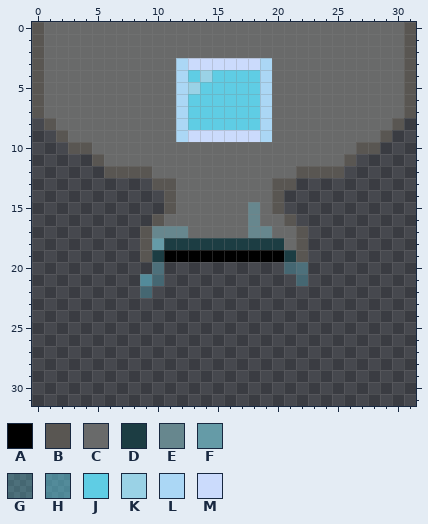
A pixel-art sprite gets an edit: Assets/Art/Sprites/Traps/Congelador.png. Above is the file before it was changed.
The file is 32x32 pixels. Colours within 5 levels of each other are drawn and written as one.
Palette (. is transparent): A #000000  B #595652  C #696a6a  D #1c3d43  E #67878e  F #659ba7  G #5fcde44c  H #5fcde481  J #5fcde4  K #9ad2e6  L #abd7f5  M #cbdbfc
Pixels before, first column x 0:
 0 BCCCCCCCCCCCCCCCCCCCCCCCCCCCCCCB
 1 BCCCCCCCCCCCCCCCCCCCCCCCCCCCCCCB
 2 BCCCCCCCCCCCCCCCCCCCCCCCCCCCCCCB
 3 BCCCCCCCCCCCLMMMMMMLCCCCCCCCCCCB
 4 BCCCCCCCCCCCLJKJJJJLCCCCCCCCCCCB
 5 BCCCCCCCCCCCLKJJJJJLCCCCCCCCCCCB
 6 BCCCCCCCCCCCLJJJJJJLCCCCCCCCCCCB
 7 BCCCCCCCCCCCLJJJJJJLCCCCCCCCCCCB
 8 .BCCCCCCCCCCLJJJJJJLCCCCCCCCCCB.
 9 ..BCCCCCCCCCLMMMMMMLCCCCCCCCCB..
10 ...BBCCCCCCCCCCCCCCCCCCCCCCBB...
11 .....BCCCCCCCCCCCCCCCCCCCCB.....
12 ......BBBBCCCCCCCCCCCCBBBB......
13 ..........BBCCCCCCCCBB..........
14 ...........BCCCCCCCCB...........
15 ...........BCCCCCCECB...........
16 ..........BCCCCCCCECCB..........
17 .........BEEECCCCCEECCB.........
18 .........BFDDDDDDDDDDCB.........
19 .........BDAAAAAAAAAADB.........
20 ..........G..........GG.........
21 .........HG...........G.........
22 .........G......................
Now the later version:
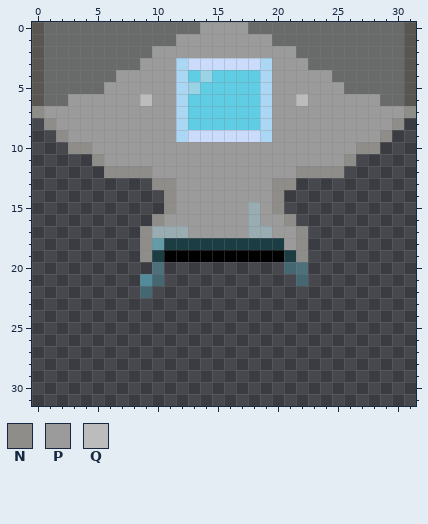
Colours new in this view: N #8f8d8a  P #9b9b9b  Q #bcbcbc
Changes in this commit:
Colour E changes from #67878e to #98acb1.
The author changed colour B to colour N in row 7 at x 0 and 31; in row 8 at x 1 and 30; in row 9 at x 2 and 29; in row 10 at x 3 to 4 and 27 to 28; in row 11 at x 5 and 26; in row 12 at x 6 to 9 and 22 to 25.
The author changed colour B to colour N in row 13 at x 10 to 11 and 20 to 21; in rows 14 to 15 at x 11 and 20; in row 16 at x 10 and 21; in rows 17 to 19 at x 9 and 22.
The author changed colour C to colour P in row 0 at x 14 to 17; in row 1 at x 12 to 19; in row 2 at x 10 to 21; in row 3 at x 9 to 11 and 20 to 22; in row 4 at x 7 to 11 and 20 to 24; in row 5 at x 6 to 11 and 20 to 25.
The author changed colour C to colour P in row 6 at x 3 to 8, 10 to 11, 20 to 21 and 23 to 28; in row 7 at x 1 to 11 and 20 to 30; in row 8 at x 2 to 11 and 20 to 29; in row 9 at x 3 to 11 and 20 to 28; in row 10 at x 5 to 26; in row 11 at x 6 to 25.
The author changed colour C to colour P in row 12 at x 10 to 21; in rows 13 to 14 at x 12 to 19; in row 15 at x 12 to 17 and 19; in row 16 at x 11 to 17 and 19 to 20; in row 17 at x 13 to 17 and 20 to 21; in row 18 at x 21.
The author changed colour C to colour Q in row 6 at x 9 and 22.
Where, in picture pixels (left, top, right, bottom), the same in both pictures:
changed: (32, 22, 416, 262)
